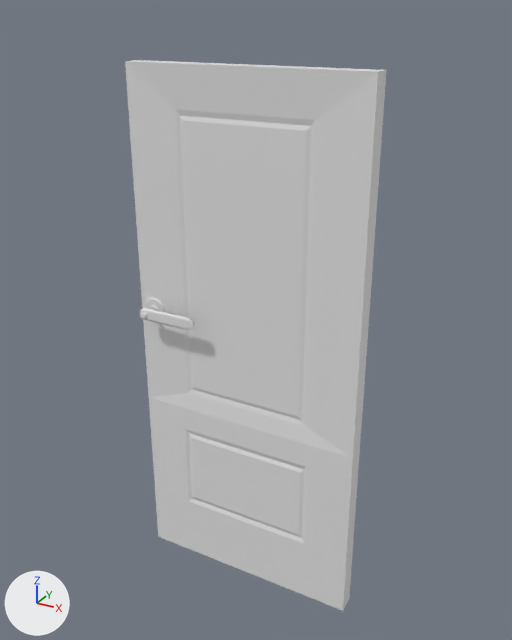
The FBX model Assets/Apartment Assets/Doors/InSideDooe/InSideDoor.fbx: old version first, new version second.
The view is the same before and after, from a camera (50 mm lens) standing at (0.68, -1.93, 1.07) and looking at (-0.4, 0.04, 0.08). Lighting does not change. The marker at lower left points along +X, +Y and +Z. The first picture is the older version. Where no turn or scale is listed for an object, it has been applied to the vertices.

Objects in the first picture: 'Door.003'.
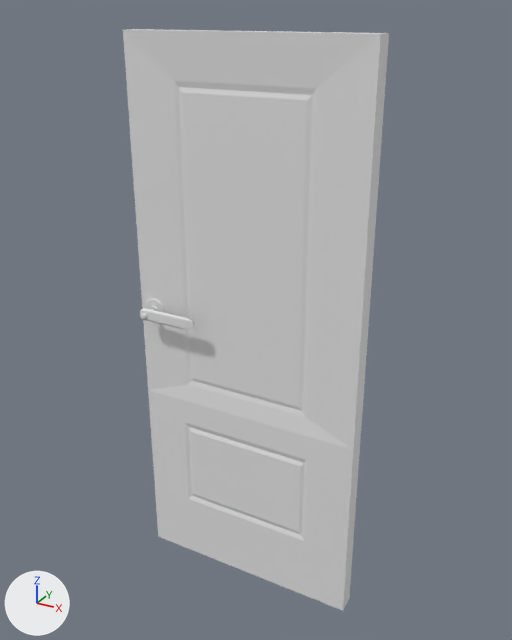
Where the newer file only moved an object's origin or applied its transform, the numbers keep the older frame.

Pixel boxes (x1, y1, x2, y2) of what changed, in the pictures (512 x 640 px):
'Door.003', reshaped: before (125, 60, 387, 611); after (123, 29, 389, 611)

Edits to the bpy script that builds the scene:
```text
Change me_cube_042:
    used by ob_door_003; location = (0.0, 0.0, 0.0)
    remove me_cube_042.from_pydata(...)  # 422 vertices, 348 faces; spans x -0.83..0.01, y -0.1..0.1, z -0.98..0.91
    add me_cube_042.from_pydata(...)  # 422 vertices, 348 faces; spans x -0.83..0.01, y -0.1..0.1, z -0.98..1.01
    me_cube_042 part 1: the loose piece of 64 vertices spanning x -0.83..0.01, y -0.03..0.03, z -0.98..0.91 is scaled about its middle by (1, 1, 1.05), then moved by (0.0, 0.0, 0.05)
```
